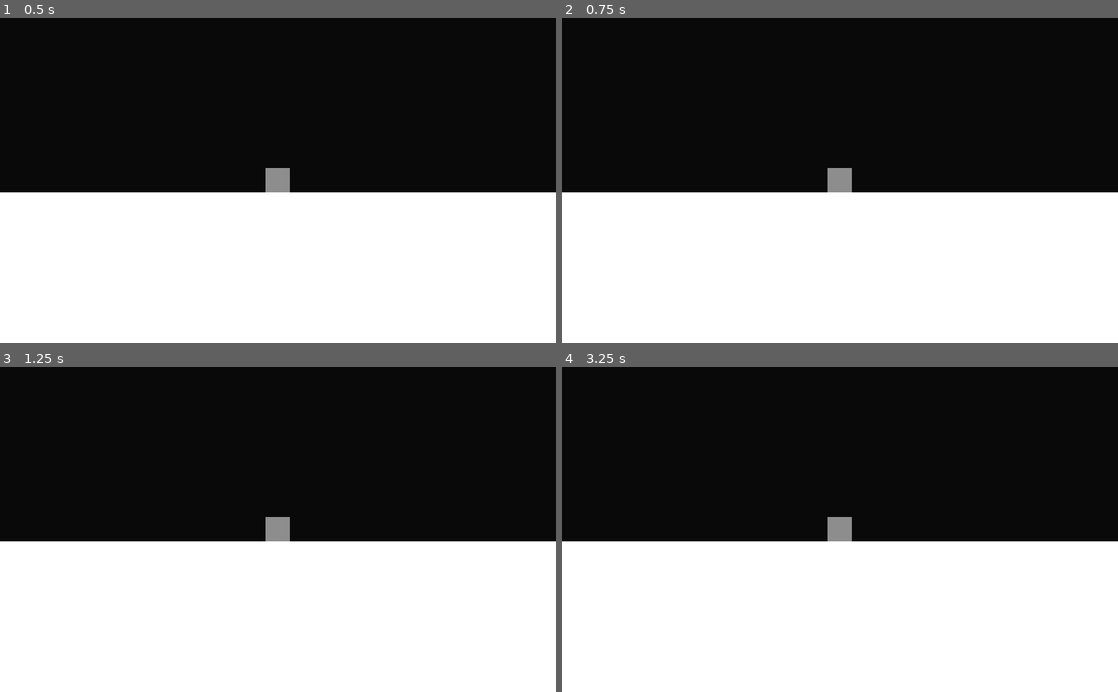
Above: before the commit, frames 1-4 (two rows, left to right).
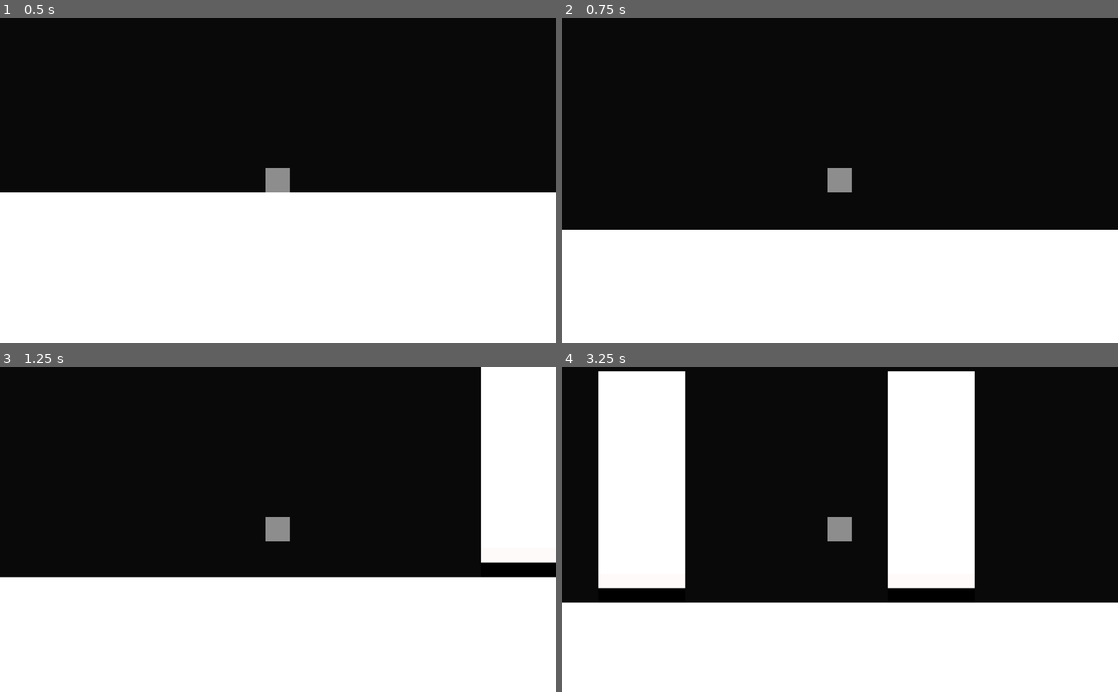
Above: after the commit, the same moments.

Repository: oleksadobush/Up_is_Down
Game: Godot game, scene res://src/Main.tscn
The game is run twice, just before and just after one commit, with the same random seed, the same clock (stepped at 60 frames per second) and the same inputs.
Inputs:
- Up to frame 1 (0.5 s): no input
- Up to frame 2 (0.75 s): tap Enter at 0.5 s; hold Right (RIGHT) from 0.53 s (still down); tap Up (UP) at 0.6 s
- Up to frame 3 (1.25 s): keep holding Right (RIGHT); tap Up (UP) at 0.77, 1.07 s
- Up to frame 4 (3.25 s): tap Up (UP) at 1.35, 1.52, 1.82, 2.1, 2.85, 3.02 s; release Right (RIGHT) at 2.03 s; hold Down (DOWN) 2.03-2.78 s; hold Right (RIGHT) from 2.78 s (still down)

Frame 1 is identical in both runs. In frame 2, 12% of the frame differs, in the area x 0-100%, y 53-66%; in frame 3, 17%; in frame 4, 31%, in the area x 0-100%, y 1-73%.
Error before the commit: Parse Error: The identifier "velocity" isn't declared in the current scope. (res://src/Actors/Player.gd:23)

Commit message:
minor fix

Diff:
--- a/project.godot
+++ b/project.godot
@@ -12,7 +12,7 @@
 
 config/name="Up Is Down"
 run/main_scene="res://src/Main.tscn"
-config/icon="res://Assets/Art/Player/GrayTile.png"
+config/icon="res://art/Player/GrayTile.png"
 
 [input]
 
--- a/src/Actors/Player.gd
+++ b/src/Actors/Player.gd
@@ -2,15 +2,16 @@
 
 var SPEED: int = 600
 var SPEED_UP: int = 600
-var JUMPFORCE: int = 800
-var SPRINGFORCE: int = 6000
+var JUMP_FORCE: int = 775
+var SPRING_FORCE: int = 6000
+var NEAR_WALL_SPEED: int = 150
+var LERP_WEIGHT: float = 0.3
 
 var gravity: int = 2000
 
 var _jumped: bool = false
 var _sliding: bool = false
 var _velocity: Vector2 = Vector2()
-var lerp_weight: float = 0.3
 
 onready var EdgeRayFall = get_node("EdgeRayFall")
 onready var EdgeRayJump = get_node("EdgeRayJump")
@@ -20,35 +21,35 @@
 
 
 func _physics_process(delta):
-	velocity.x = speed
-	if not jumped and Input.is_action_just_pressed("UP"):
-		velocity.y -= jumpforce
+	_velocity.x = SPEED
+	if not _jumped and Input.is_action_just_pressed("UP"):
+		_velocity.y -= JUMP_FORCE
 		if not WallRay.is_colliding():
 			if EdgeRayFall.is_colliding():
-				velocity.y += 200
+				_velocity.y += NEAR_WALL_SPEED
 			elif EdgeRayJump.is_colliding():
-				velocity.y -= 200
-		jumped = true
+				_velocity.y -= NEAR_WALL_SPEED
+		_jumped = true
 
-	if not jumped and Input.is_action_pressed("RIGHT"):
-		velocity.x += speed_up
+	if not _jumped and Input.is_action_pressed("RIGHT"):
+		_velocity.x += SPEED_UP
 
-	if not sliding and Input.is_action_pressed("DOWN"):
+	if not _sliding and Input.is_action_pressed("DOWN"):
 		AnimPlayer.play("start_slide")
-		sliding = true
-	if sliding and not CeillingRay.is_colliding() and \
+		_sliding = true
+	if _sliding and not CeillingRay.is_colliding() and \
 	(not EdgeRayFall.is_colliding() or WallRay.is_colliding()):
 		AnimPlayer.play("finish_slide")
-		sliding = false
+		_sliding = false
 
 	if is_on_floor():
-		jumped = false
+		_jumped = false
 	else:
-		jumped = true
+		_jumped = true
 
-	velocity.y += gravity * delta
-	velocity.y = move_and_slide(velocity, Vector2.UP).y
+	_velocity.y += gravity * delta
+	_velocity.y = move_and_slide(_velocity, Vector2.UP).y
 
 
 func spring_jump():
-	velocity.y -= lerp(velocity.y, velocity.y + springforce, lerp_weight)
+	_velocity.y -= lerp(_velocity.y, _velocity.y + SPRING_FORCE, LERP_WEIGHT)
--- a/src/Actors/Player.tscn
+++ b/src/Actors/Player.tscn
@@ -1,7 +1,7 @@
 [gd_scene load_steps=9 format=2]
 
 [ext_resource path="res://src/Actors/Player.gd" type="Script" id=1]
-[ext_resource path="res://Assets/Art/Player/GrayTile.png" type="Texture" id=2]
+[ext_resource path="res://art/Player/GrayTile.png" type="Texture" id=2]
 
 [sub_resource type="Animation" id=1]
 length = 0.001
--- a/src/InteractiveFloor/Spring.tscn
+++ b/src/InteractiveFloor/Spring.tscn
@@ -1,7 +1,7 @@
 [gd_scene load_steps=5 format=2]
 
 [ext_resource path="res://src/InteractiveFloor/Spring.gd" type="Script" id=1]
-[ext_resource path="res://Assets/Art/FallingTiles/moving_tile.png" type="Texture" id=2]
+[ext_resource path="res://art/FallingTiles/moving_tile.png" type="Texture" id=2]
 
 [sub_resource type="RectangleShape2D" id=1]
 extents = Vector2( 64, 64 )
--- a/src/InteractiveFloor/TileToFall.tscn
+++ b/src/InteractiveFloor/TileToFall.tscn
@@ -1,11 +1,11 @@
 [gd_scene load_steps=11 format=2]
 
 [ext_resource path="res://src/InteractiveFloor/TileToFall.gd" type="Script" id=1]
-[ext_resource path="res://Assets/Art/FallingTiles/moving_tile.png" type="Texture" id=2]
-[ext_resource path="res://Assets/Art/FallingTiles/moving_tile2.png" type="Texture" id=3]
-[ext_resource path="res://Assets/Art/FallingTiles/moving_tile1.png" type="Texture" id=4]
-[ext_resource path="res://Assets/Art/FallingTiles/moving_tile4.png" type="Texture" id=5]
-[ext_resource path="res://Assets/Art/FallingTiles/moving_tile3.png" type="Texture" id=6]
+[ext_resource path="res://art/FallingTiles/moving_tile.png" type="Texture" id=2]
+[ext_resource path="res://art/FallingTiles/moving_tile2.png" type="Texture" id=3]
+[ext_resource path="res://art/FallingTiles/moving_tile1.png" type="Texture" id=4]
+[ext_resource path="res://art/FallingTiles/moving_tile4.png" type="Texture" id=5]
+[ext_resource path="res://art/FallingTiles/moving_tile3.png" type="Texture" id=6]
 
 [sub_resource type="Animation" id=1]
 length = 0.001
--- a/src/TileMap.tscn
+++ b/src/TileMap.tscn
@@ -1,8 +1,8 @@
 [gd_scene load_steps=7 format=2]
 
-[ext_resource path="res://Assets/Art/Tilemap/WhiteTile.png" type="Texture" id=1]
-[ext_resource path="res://Assets/Art/Tilemap/BlackTile.png" type="Texture" id=2]
-[ext_resource path="res://Assets/Art/Tilemap/half_tile.png" type="Texture" id=3]
+[ext_resource path="res://art/Tilemap/WhiteTile.png" type="Texture" id=1]
+[ext_resource path="res://art/Tilemap/BlackTile.png" type="Texture" id=2]
+[ext_resource path="res://art/Tilemap/half_tile.png" type="Texture" id=3]
 
 [sub_resource type="ConvexPolygonShape2D" id=5]
 points = PoolVector2Array( 0, 0, 64, 0, 64, 64, 0, 64 )
Renamed: Assets/Art/FallingTiles/moving_tile.png -> art/FallingTiles/moving_tile.png
Not shown, changed: art/FallingTiles/moving_tile.png.import
Renamed: Assets/Art/FallingTiles/moving_tile1.png -> art/FallingTiles/moving_tile1.png
Not shown, changed: art/FallingTiles/moving_tile1.png.import
Renamed: Assets/Art/FallingTiles/moving_tile2.png -> art/FallingTiles/moving_tile2.png
Not shown, changed: art/FallingTiles/moving_tile2.png.import
Renamed: Assets/Art/FallingTiles/moving_tile3.png -> art/FallingTiles/moving_tile3.png
Not shown, changed: art/FallingTiles/moving_tile3.png.import
Renamed: Assets/Art/FallingTiles/moving_tile4.png -> art/FallingTiles/moving_tile4.png
Not shown, changed: art/FallingTiles/moving_tile4.png.import
Renamed: Assets/Art/Player/GrayTile.png -> art/Player/GrayTile.png
Not shown, changed: art/Player/GrayTile.png.import
(and 6 more such lines)
